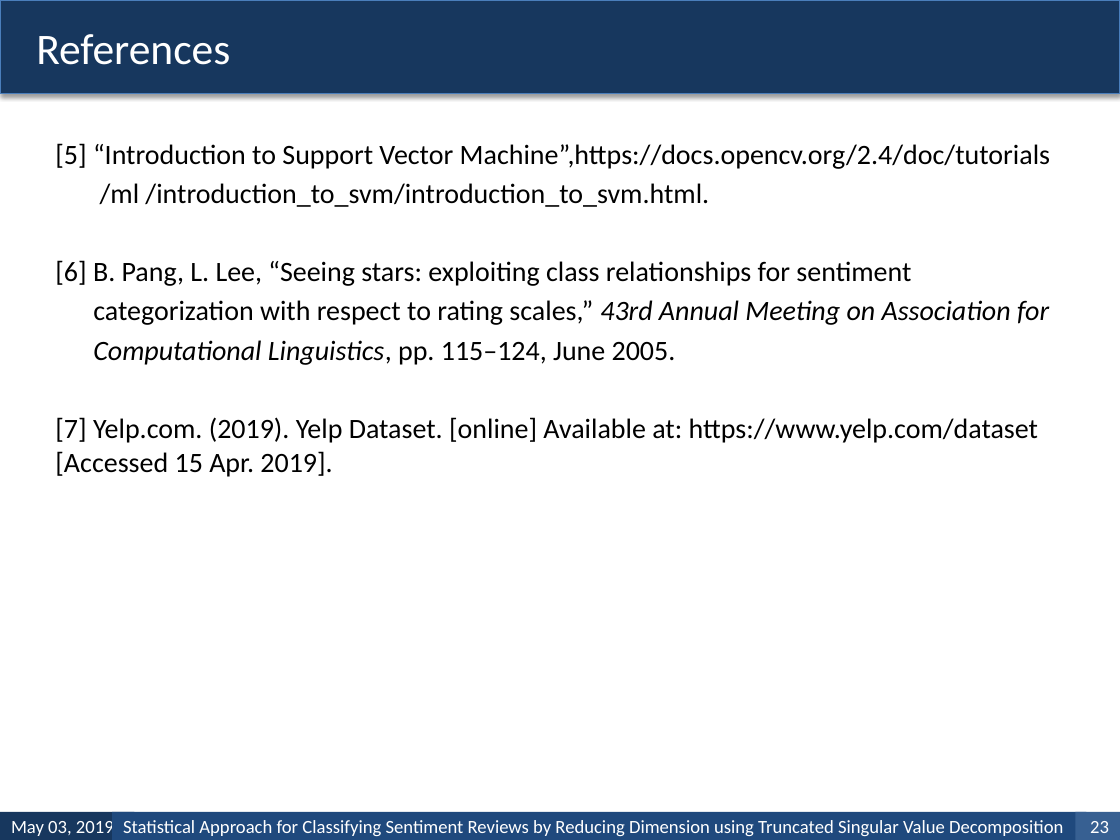
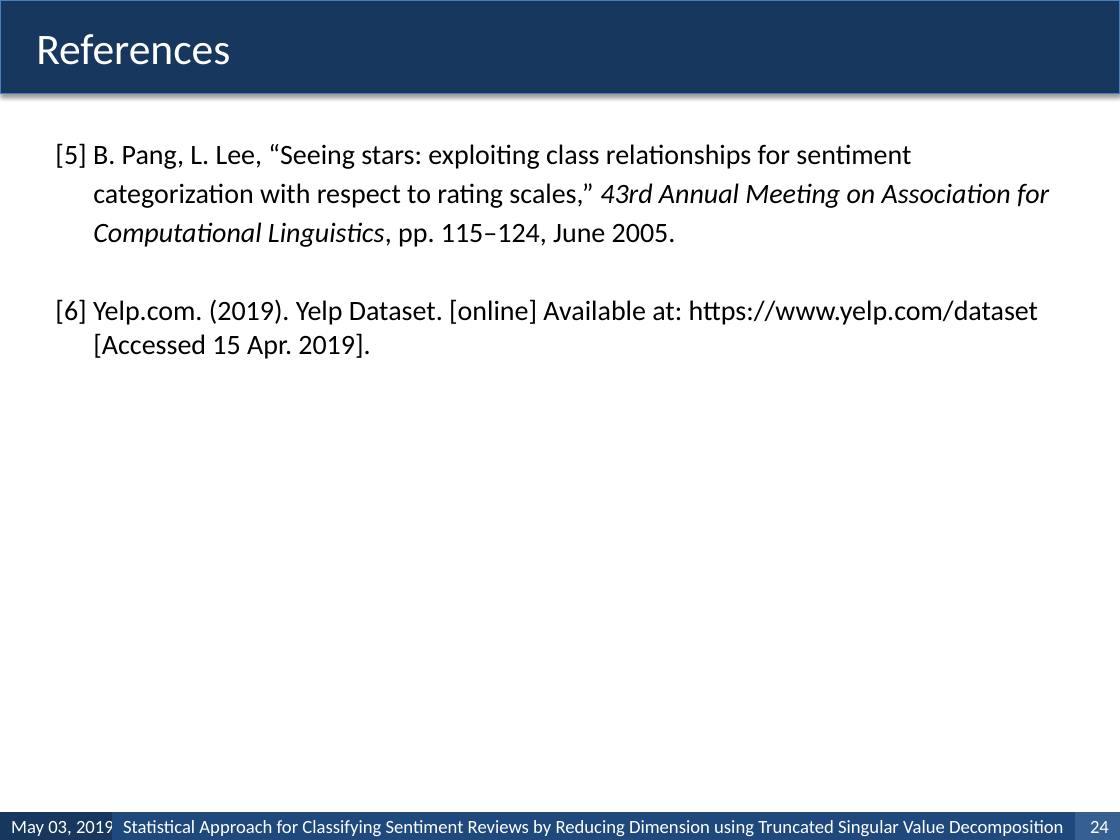
Before and after one commit to habibrahmanbd/Sent.Mining, a slide deck: slide 24 of ICASERT/Paper ID: 735.pptx (slide 23 before the commit). Drawn at 1120x840 pixels with LibreOffice and Linux fonts; fonts in the diff are those of the drawing. Boxes give left, top, right and bottom in pixels: in the first picture for what was removed or moved away, otherwise in the second. Text is boxed around its words. In the diff, an @@ line names an element or a change of style, - is before the commit and + after.

```diff
--- a/ICASERT/Paper ID: 735.pptx
+++ b/ICASERT/Paper ID: 735.pptx
@@ text at <box>55,143,911,169</box>: text changed @@
-[5] “Introduction to Support Vector Machine”,https://docs.opencv.org/2.4/doc/tutorials
-/ml /introduction_to_svm/introduction_to_svm.html.
-[6] B. Pang, L. Lee, “Seeing stars: exploiting class relationships for sentiment
+[5] B. Pang, L. Lee, “Seeing stars: exploiting class relationships for sentiment
@@ text at <box>55,299,1038,359</box>: text changed @@
-[7] Yelp.com. (2019). Yelp Dataset. [online] Available at: https://www.yelp.com/dataset [Accessed 15 Apr. 2019].
+[6] Yelp.com. (2019). Yelp Dataset. [online] Available at: https://www.yelp.com/dataset [Accessed 15 Apr. 2019].
@@ page number at <box>1090,821,1109,833</box>: text changed @@
-23
+24
```
Also in this commit, not shown: 10 other slides changed, 1 slide added, 12 other files.
